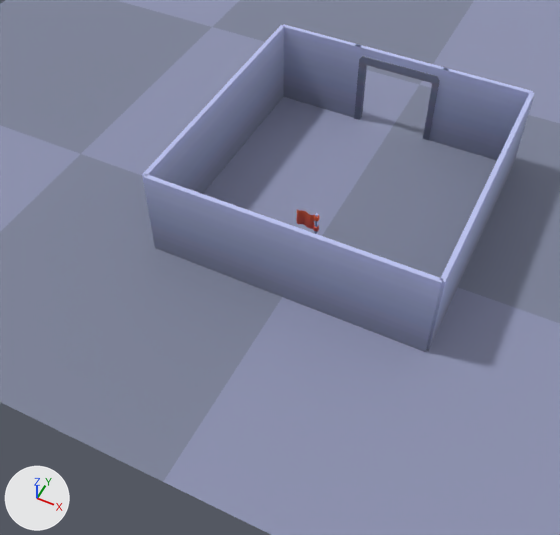
An edit to the glTF model public/meshes/scenes/laboratory.glb, drawn before and after from the same camera.
One viewpoint serves both versions: a 50 mm lens placed at (8.8, -33.9, 23.9), pointed at (-0.5, -15.3, 0.7). The axes (+X, +Y, +Z) are drawn at lower left. The lights are the same throughout. Where no turn or scale is listed for an object, it has been applied to the vertices.

The older version as bpy lines, for what is in view:
```python
ob_wall_o_b___10 = bpy.data.objects.new('wall#O-B# (10)', me_wall)
ob_wall_o_b___10.parent = ob_room
ob_wall_o_b___10.location = (-0.0000134, -16.02, 0.0)
ob_wall_o_b___10.rotation_euler = (0.0, 0.0, -1.571)  # degrees (0, 0, -90)
ob_wall_o_b___10.scale = (1.0, 4.0, 4.0)
ob_wall_o_b___11 = bpy.data.objects.new('wall#O-B# (11)', me_wall)
ob_wall_o_b___11.parent = ob_room
ob_wall_o_b___11.location = (4.0, -16.02, 0.0)
ob_wall_o_b___11.rotation_euler = (0.0, 0.0, -1.571)  # degrees (0, 0, -90)
ob_wall_o_b___11.scale = (1.0, 4.0, 4.0)
ob_wall_o_b___2 = bpy.data.objects.new('wall#O-B# (2)', me_wall)
ob_wall_o_b___2.parent = ob_room
ob_wall_o_b___2.location = (4.0, -4.025, 0.0)
ob_wall_o_b___2.rotation_euler = (0.0, 0.0, -1.571)  # degrees (0, 0, -90)
ob_wall_o_b___2.scale = (1.0, 4.0, 4.0)
ob_wall_o_b___3 = bpy.data.objects.new('wall#O-B# (3)', me_wall)
ob_wall_o_b___3.parent = ob_room
ob_wall_o_b___3.location = (6.0, -6.025, 0.0)
ob_wall_o_b___3.scale = (1.0, 4.0, 4.0)
ob_wall_o_b___4 = bpy.data.objects.new('wall#O-B# (4)', me_wall)
ob_wall_o_b___4.parent = ob_room
ob_wall_o_b___4.location = (6.0, -10.03, 0.0)
ob_wall_o_b___4.scale = (1.0, 4.0, 4.0)
ob_wall_o_b___5 = bpy.data.objects.new('wall#O-B# (5)', me_wall)
ob_wall_o_b___5.parent = ob_room
ob_wall_o_b___5.location = (6.0, -14.03, 0.0)
ob_wall_o_b___5.scale = (1.0, 4.0, 4.0)
ob_wall_o_b___6 = bpy.data.objects.new('wall#O-B# (6)', me_wall)
ob_wall_o_b___6.parent = ob_room
ob_wall_o_b___6.location = (-6.0, -6.025, 0.0)
ob_wall_o_b___6.scale = (1.0, 4.0, 4.0)
ob_wall_o_b___7 = bpy.data.objects.new('wall#O-B# (7)', me_wall)
ob_wall_o_b___7.parent = ob_room
ob_wall_o_b___7.location = (-6.0, -10.03, 0.0)
ob_wall_o_b___7.scale = (1.0, 4.0, 4.0)
ob_wall_o_b___9 = bpy.data.objects.new('wall#O-B# (9)', me_wall)
ob_wall_o_b___9.parent = ob_room
ob_wall_o_b___9.location = (-4.0, -16.02, 0.0)
ob_wall_o_b___9.rotation_euler = (0.0, 0.0, -1.571)  # degrees (0, 0, -90)
ob_wall_o_b___9.scale = (1.0, 4.0, 4.0)
# also in view: 'wall-doorway-garage#O-M#' at (0.0, -4.0, 2.0); 'floor-small-square#O-B#' at (0.0, 0.0, 0.0); 'wall#O-B# (1)' at (-4.0, -4.0, 2.0); 'wall#O-B# (8)' at (-6.0, -14.0, 2.0)
```
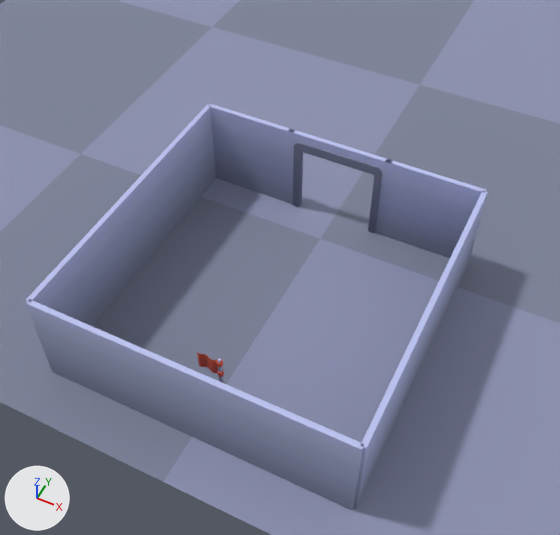
Location of each change, [x1, y1, x2, y2] in pixels of the pictures (560 x 535 px):
'wall#O-B# (11)', moved
    before: [328, 241, 442, 352]
    after: [238, 391, 364, 510]
'wall#O-B# (10)', moved
    before: [234, 206, 335, 315]
    after: [127, 343, 243, 460]
'wall#O-B# (9)', moved
    before: [143, 175, 238, 280]
    after: [26, 299, 143, 414]
'wall#O-B# (2)', moved
    before: [435, 68, 533, 160]
    after: [381, 160, 486, 258]
'wall#O-B# (1)', moved
    before: [284, 24, 361, 118]
    after: [210, 104, 295, 204]
'wall#O-B# (7)', moved
    before: [196, 68, 248, 190]
    after: [97, 160, 171, 296]
'wall#O-B# (8)', moved
    before: [142, 117, 206, 246]
    after: [25, 224, 118, 326]
'wall#O-B# (6)', moved
    before: [241, 25, 284, 139]
    after: [156, 104, 216, 232]
'wall-doorway-garage#O-M#', moved
    before: [354, 45, 449, 142]
    after: [290, 129, 393, 235]
'wall#O-B# (5)', moved
    before: [426, 207, 480, 351]
    after: [354, 344, 415, 509]
'wall#O-B# (4)', moved
    before: [461, 145, 509, 279]
    after: [400, 261, 455, 413]
'wall#O-B# (3)', moved
    before: [490, 92, 534, 215]
    after: [438, 191, 488, 329]
'flag', moved
    before: [296, 210, 319, 234]
    after: [197, 352, 224, 383]

What the commit changed:
Object 'wall#O-B# (2)' (ob_wall_o_b___2) moves from (4.0, -4.025, 0.0) to (4.0, -11.03, 0.0).
Object 'wall#O-B# (3)' (ob_wall_o_b___3) moves from (6.0, -6.025, 0.0) to (6.0, -13.03, 0.0).
Object 'wall#O-B# (6)' (ob_wall_o_b___6) moves from (-6.0, -6.025, 0.0) to (-6.0, -13.03, 0.0).
Object 'wall#O-B# (9)' (ob_wall_o_b___9) moves from (-4.0, -16.02, 0.0) to (-4.0, -23.02, 0.0).
Object 'wall#O-B# (4)' (ob_wall_o_b___4) moves from (6.0, -10.03, 0.0) to (6.0, -17.02, 0.0).
Object 'wall#O-B# (7)' (ob_wall_o_b___7) moves from (-6.0, -10.03, 0.0) to (-6.0, -17.02, 0.0).
Object 'wall#O-B# (10)' (ob_wall_o_b___10) moves from (-0.0000134, -16.02, 0.0) to (-0.0000134, -23.02, 0.0).
Object 'wall#O-B# (5)' (ob_wall_o_b___5) moves from (6.0, -14.03, 0.0) to (6.0, -21.02, 0.0).
Object 'wall#O-B# (8)' (ob_wall_o_b___8) moves from (-6.0, -14.03, 0.0) to (-6.0, -21.02, 0.0).
Object 'wall#O-B# (11)' (ob_wall_o_b___11) moves from (4.0, -16.02, 0.0) to (4.0, -23.02, 0.0).
Object 'wall#O-B# (1)' (ob_wall_o_b___1) moves from (-4.0, -4.025, 0.0) to (-4.0, -11.03, 0.0).
Object 'wall-doorway-garage#O-M#' (ob_wall_doorway_garage_o_m) moves from (0.0, -4.02, 0.0) to (0.0, -11.02, 0.0).
Object 'flag' (ob_flag) moves from (0.0, -13.0, 0.0) to (0.0, -21.0, 0.0).
